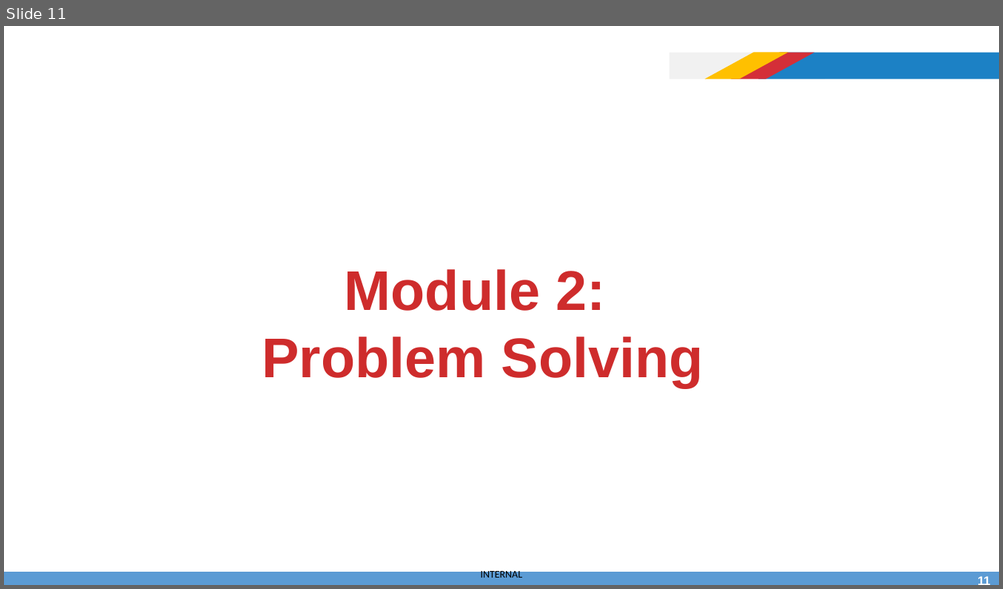
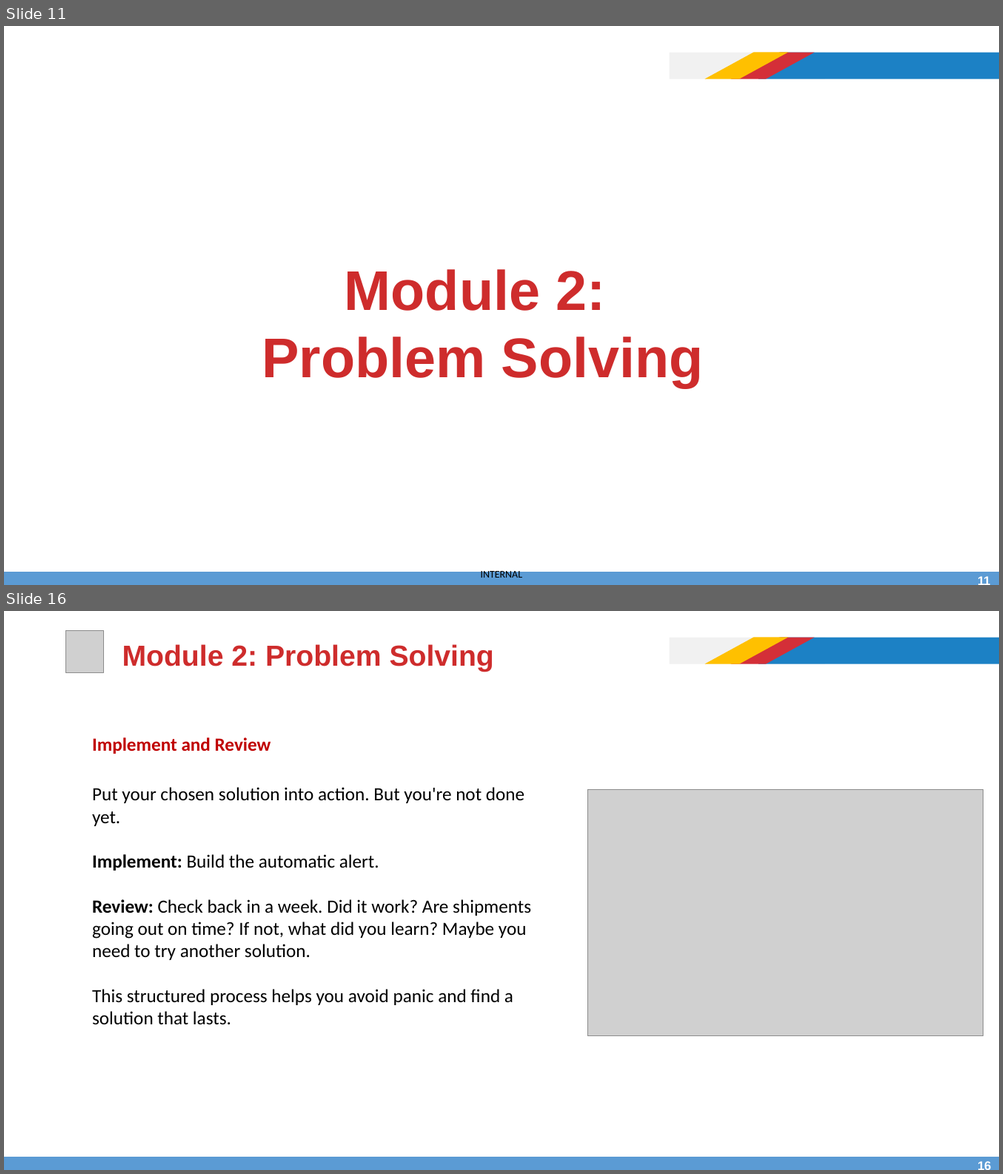
Before and after one commit to afathelbab/cnpc, a slide deck: computer-basics-soft-skills/day3/Computer Skills and Soft Skills - Lec-3.pptx. Shown one above the other, each under a label of ours: slide 11 before the commit, slides 11 and 16 after it; the slides between them are not shown. The pictures are 1003x589 and 1003x1174 pixels, drawn with LibreOffice and Linux fonts; fonts in the diff are those of the drawing; grey boxes stand for pictures; background and template pictures are left out. Boxes give left, top, right and bottom in pixels: in the first picture for what was removed or moved away, otherwise in the second. Text is boxed around its words. In the diff, an @@ line names an element or a change of style, - is before the commit and + after.

```diff
--- a/computer-basics-soft-skills/day3/Computer Skills and Soft Skills - Lec-3.pptx
+++ b/computer-basics-soft-skills/day3/Computer Skills and Soft Skills - Lec-3.pptx
@@ slide 16 added at bbox=[4, 611, 999, 1170], background #FFFFFF; not listed: 5 template elements that a slide beside it also shows @@
@@ picture added at bbox=[66, 630, 104, 672] @@
@@ title added at bbox=[122, 644, 494, 672], 28 pt, text #CE2C2C, bold @@
+Module 2: Problem Solving
@@ text added at bbox=[92, 738, 271, 754], 18 pt, text #C00000, bold @@
+Implement and Review
@@ text added at bbox=[92, 787, 531, 1025], 18 pt, text #000000 @@
+Put your chosen solution into action. But you're not done yet.
+Implement: Build the automatic alert.
+Review: Check back in a week. Did it work? Are shipments going out on time? If not, what did you learn? Maybe you need to try another solution.
+This structured process helps you avoid panic and find a solution that lasts.
@@ picture added at bbox=[587, 789, 983, 1037] @@
@@ page number added at bbox=[974, 1159, 995, 1170], 12 pt, text #FFFFFF, bold @@
+16
```
Also in this commit, not shown: 3 slides changed, 3 other slides added, 1 slide removed.
